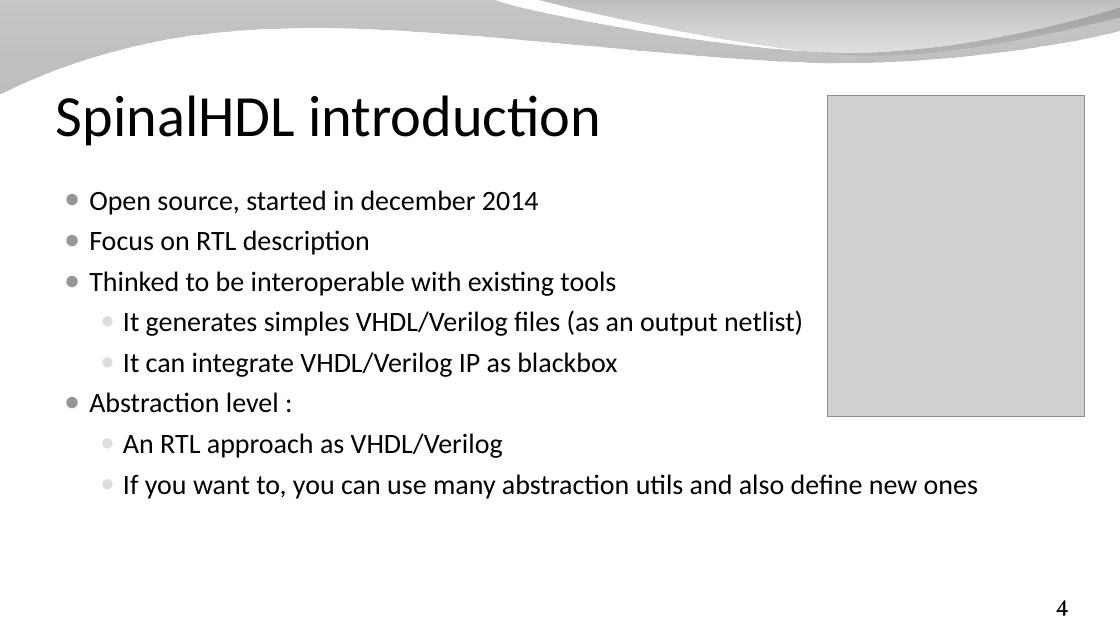
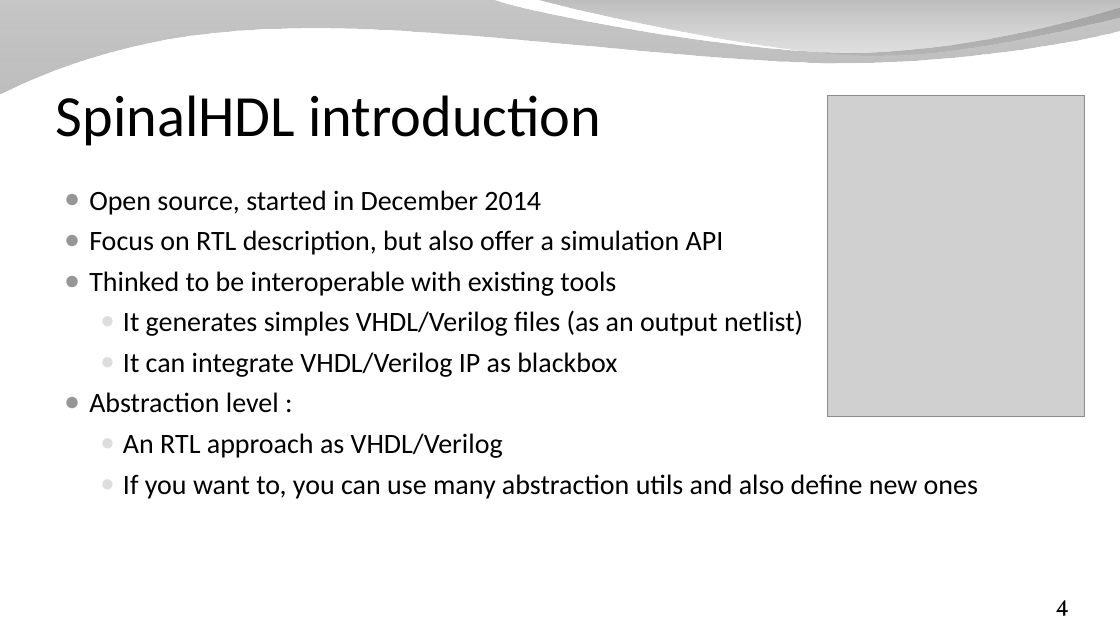
Before and after one commit to SpinalHDL/SpinalDoc, a slide deck: slide 4 of presentation/en/workshop/taste.odp. Drawn at 1120x630 pixels with LibreOffice and Linux fonts; fonts in the diff are those of the drawing; grey boxes stand for pictures; background and template pictures are left out. Boxes give left, top, right and bottom in pixels: in the first picture for what was removed or moved away, otherwise in the second. Text is boxed around its words. In the diff, an @@ line names an element or a change of style, - is before the commit and + after.

```diff
--- a/presentation/en/workshop/taste.odp
+++ b/presentation/en/workshop/taste.odp
@@ text at (89,190,724,255): text changed @@
-● Open source, started in december 2014
-● Focus on RTL description
+● Open source, started in December 2014
+● Focus on RTL description, but also offer a simulation API
```
Also in this commit, not shown: 3 other slides changed, 1 slide added, 2 other files.
